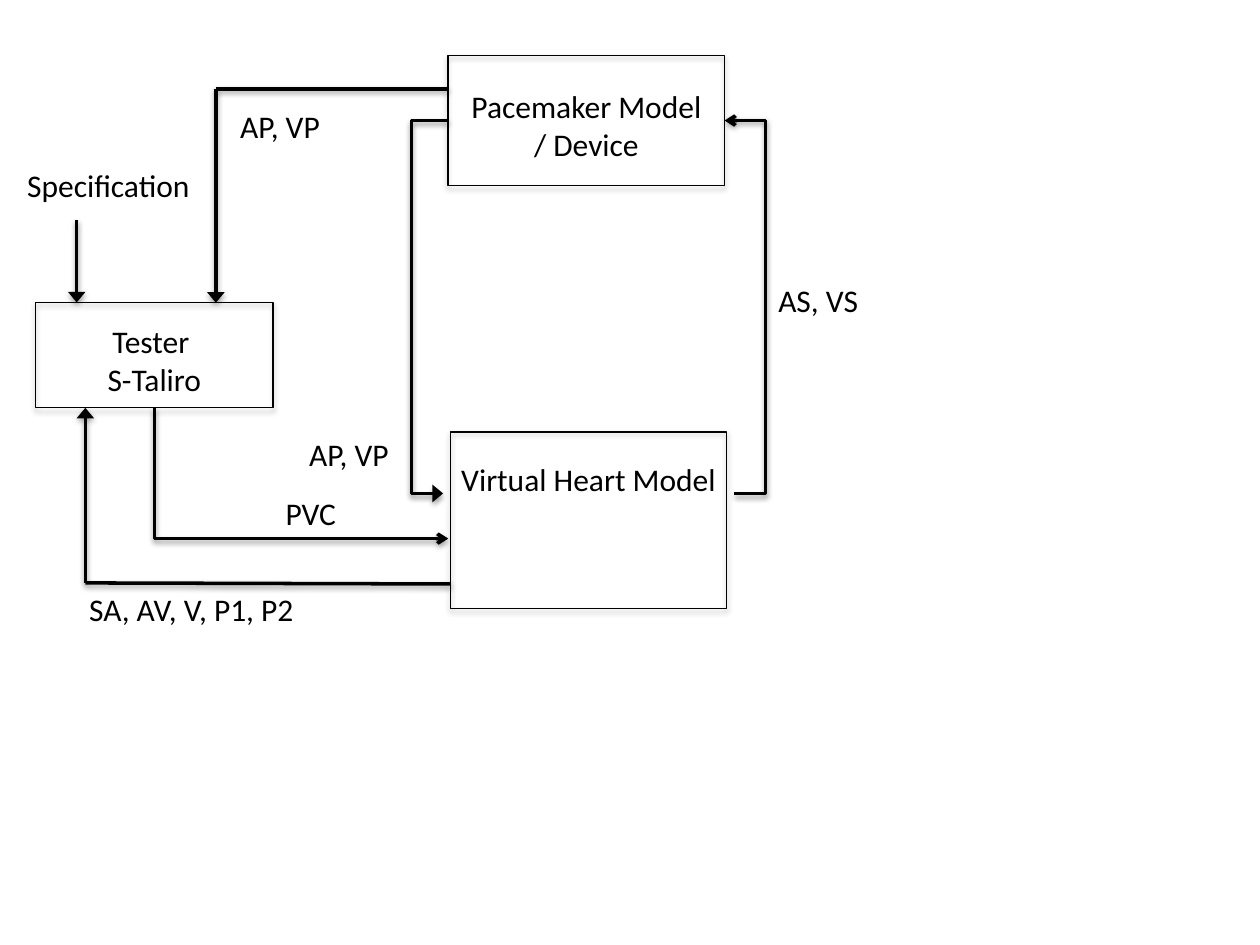
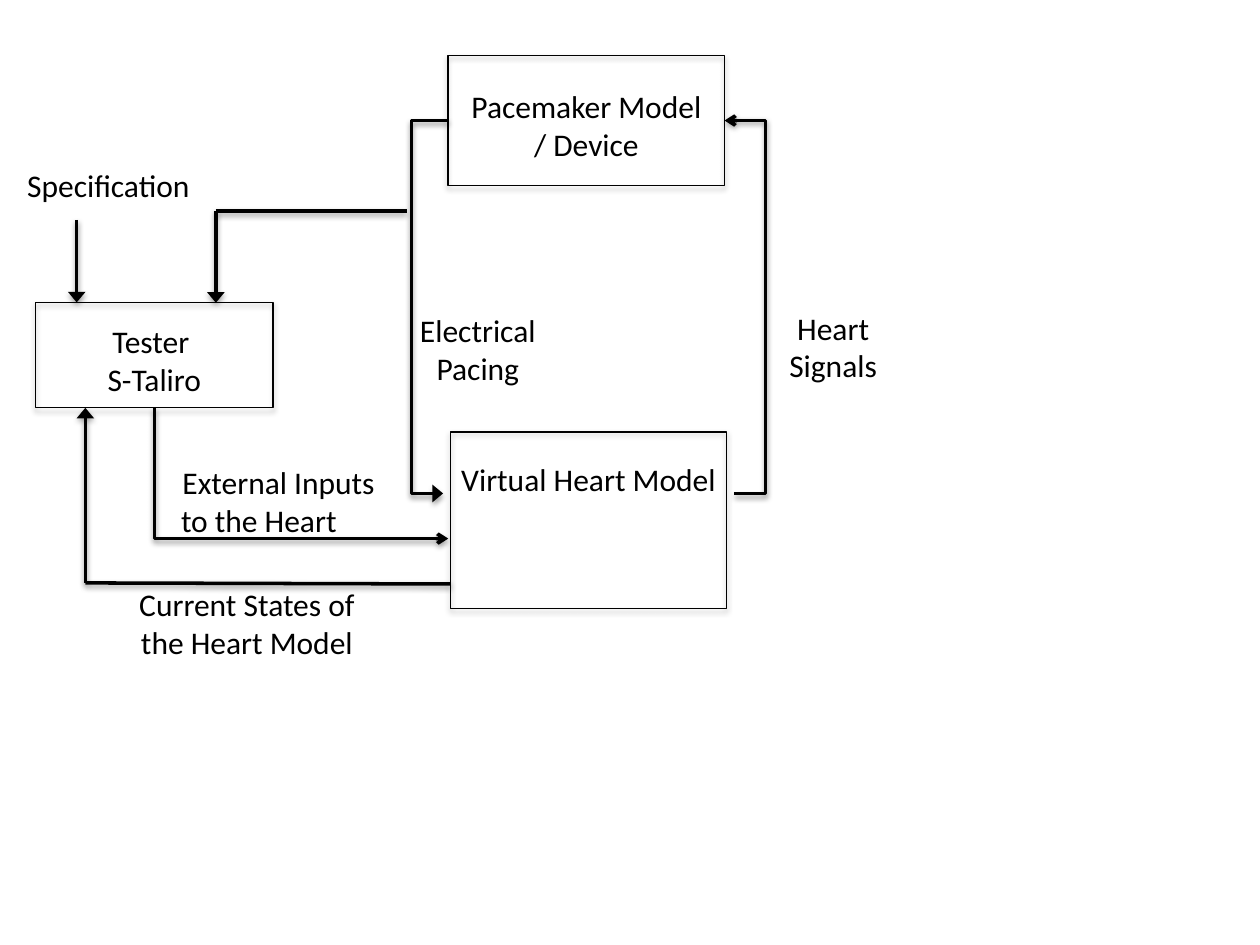
Before and after one commit to mlab-upenn/VHM-EMBC15, a slide deck: slide 1 of paper/figures/reqGuidedTesting.pptx. Drawn at 1260x945 pixels with LibreOffice and Linux fonts; fonts in the diff are those of the drawing. Boxes give left, top, right and bottom in pixels: in the first picture for what was removed or moved away, otherwise in the second. Text is boxed around its words. In the diff, an @@ line names an element or a change of style, - is before the commit and + after.

```diff
--- a/paper/figures/reqGuidedTesting.pptx
+++ b/paper/figures/reqGuidedTesting.pptx
@@ text removed at [240,117,320,142] @@
-AP, VP
@@ line moved from (215, 89) - (449, 89) to (215, 212) - (407, 212) @@
@@ arrow moved from (215, 89) - (215, 302) to (215, 212) - (215, 302) @@
@@ text added at [420,320,536,386], 18 pt, text #000000 @@
+Electrical
+Pacing
@@ text at [789,319,877,383]: text changed @@
-AS, VS
+Heart
+Signals
@@ text removed at [309,445,389,470] @@
-AP, VP
@@ text at [181,472,374,539]: text changed @@
-PVC
+External Inputs
+to the Heart
@@ text at [139,594,354,655]: text changed @@
-SA, AV, V, P1, P2
+Current States of
+the Heart Model
```
Also in this commit, not shown: 2 other files.
